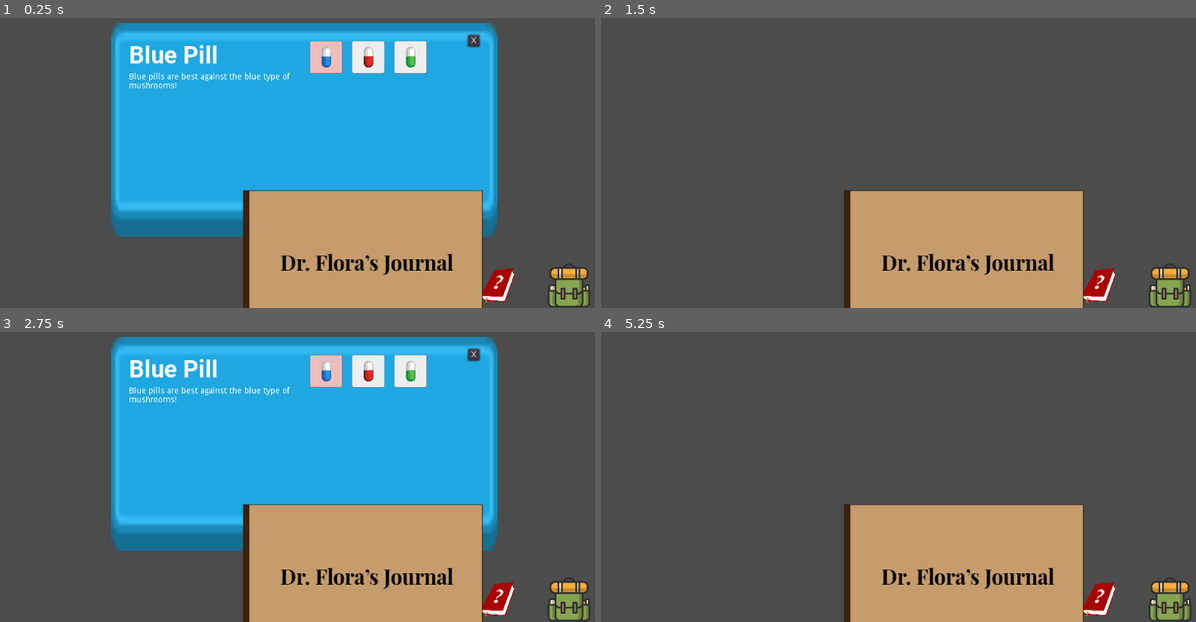
Above: before the commit, frames 1-4 (two rows, left to right).
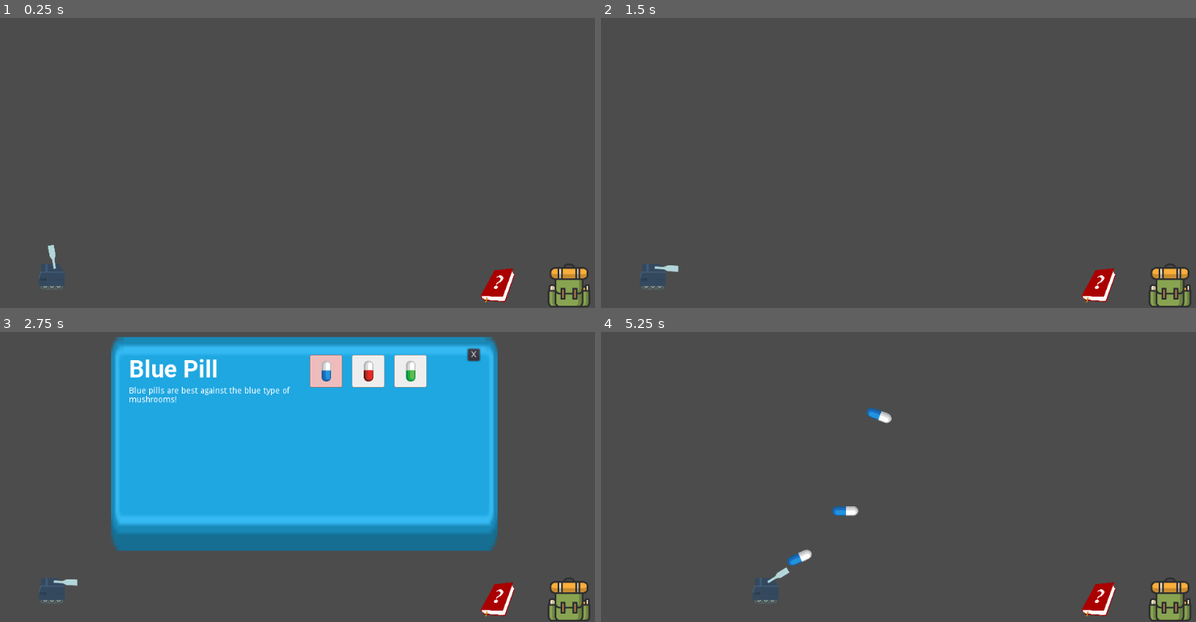
Above: after the commit, the same moments.

Repository: kleimaj/gaming-club-dev
Game: Godot game, scene res://Scenes/Game.tscn
The game is run twice, just before and just after one commit, with the same random seed, the same clock (stepped at 60 frames per second) and the same inputs. Before the commit the project starts from res://Scenes/Interface/HUD.tscn.
Inputs (mouse positions are in pixels of both pictures, inside the frame that each line leads up to):
- Up to frame 1 (0.25 s): no input
- Up to frame 2 (1.5 s): click (1077, 41) at 0.5 s, where only the run before the commit has a clickable "X"; click (1100, 284) at 1.25 s
- Up to frame 3 (2.75 s): click (571, 598) at 2 s
- Up to frame 4 (5.25 s): tap Enter at 2.75 s; move the mouse to (1041, 424) at 2.77 s; hold D (forward) 2.78-3.53 s; tap Space (click) every 0.75 s from 2.85 to 5.1 s; click (1041, 424) at 2.92 s; move the mouse to (785, 462) at 3.52 s; hold A (back) 3.53-4.28 s; move the mouse to (963, 366) at 4.27 s; hold D (forward) from 4.28 s (still down); move the mouse to (874, 514) at 5.02 s; click (874, 514) at 5.17 s

The runs differ from the first frame. In frame 1, 58% of the frame differs, in the area x 6-84%, y 1-100%; in frame 2, 16%; in frame 3, 17%; in frame 4, 17%.

Commit message:
fixes inventory close button

Diff:
--- a/Scenes/Game.tscn
+++ b/Scenes/Game.tscn
@@ -1,10 +1,13 @@
-[gd_scene load_steps=3 format=2]
+[gd_scene load_steps=4 format=2]
 
 [ext_resource path="res://Scenes/Tank/Tank.tscn" type="PackedScene" id=1]
 [ext_resource path="res://Scenes/Tank/Bullet.tscn" type="PackedScene" id=2]
+[ext_resource path="res://Scenes/Interface/HUD.tscn" type="PackedScene" id=3]
 
 [node name="Game" type="Node2D"]
 
 [node name="Tank" parent="." instance=ExtResource( 1 )]
 position = Vector2( 65.4972, 531.281 )
 Bullet = ExtResource( 2 )
+
+[node name="HUD" parent="." instance=ExtResource( 3 )]
--- a/Scenes/Interface/HUD.tscn
+++ b/Scenes/Interface/HUD.tscn
@@ -1,10 +1,9 @@
-[gd_scene load_steps=6 format=2]
+[gd_scene load_steps=5 format=2]
 
 [ext_resource path="res://Assets/GFX/UI/backpack.png" type="Texture" id=1]
 [ext_resource path="res://Assets/GFX/UI/book.png" type="Texture" id=2]
 [ext_resource path="res://Scripts/HUD.gd" type="Script" id=3]
 [ext_resource path="res://Scenes/Interface/Backpack.tscn" type="PackedScene" id=4]
-[ext_resource path="res://Scenes/Interface/Book.tscn" type="PackedScene" id=5]
 
 [node name="HUD" type="Control"]
 anchor_right = 1.0
@@ -17,6 +16,7 @@
 [node name="CanvasLayer" type="CanvasLayer" parent="."]
 
 [node name="Backpack" parent="CanvasLayer" instance=ExtResource( 4 )]
+visible = false
 
 [node name="BackpackButton" type="TextureButton" parent="CanvasLayer"]
 anchor_left = 1.0
@@ -47,8 +47,5 @@
 __meta__ = {
 "_edit_use_anchors_": false
 }
-
-[node name="Book" parent="CanvasLayer" instance=ExtResource( 5 )]
-visible = false
 [connection signal="pressed" from="CanvasLayer/BackpackButton" to="." method="_on_BackpackButton_pressed"]
 [connection signal="pressed" from="CanvasLayer/BookButton" to="." method="_on_BookButton_pressed"]
--- a/Scenes/Tank/Bullet.tscn
+++ b/Scenes/Tank/Bullet.tscn
@@ -1,6 +1,6 @@
 [gd_scene load_steps=4 format=2]
 
-[ext_resource path="res://Assets/GFX/Tank/bullet.png" type="Texture" id=1]
+[ext_resource path="res://Assets/GFX/Projectiles/pill_1.png" type="Texture" id=1]
 [ext_resource path="res://Scripts/Bullet.gd" type="Script" id=2]
 
 [sub_resource type="CapsuleShape2D" id=1]
@@ -14,6 +14,8 @@
 lifetime = 10.0
 
 [node name="Sprite" type="Sprite" parent="."]
+rotation = 1.57073
+scale = Vector2( 0.360015, 0.360015 )
 texture = ExtResource( 1 )
 
 [node name="CollisionShape2D" type="CollisionShape2D" parent="."]
--- a/Scripts/Backpack.gd
+++ b/Scripts/Backpack.gd
@@ -49,4 +49,4 @@
 
 func _on_ExitButton_pressed():
 	# Connect ExitButton to HUD.gd close()
-	get_node("/root/HUD").close_backpack()
+	get_node("/root/Game/HUD").close_backpack()
--- a/project.godot
+++ b/project.godot
@@ -16,7 +16,7 @@
 [application]
 
 config/name="Gameclub"
-run/main_scene="res://Scenes/Interface/HUD.tscn"
+run/main_scene="res://Scenes/Game.tscn"
 config/icon="res://icon.png"
 
 [input]
